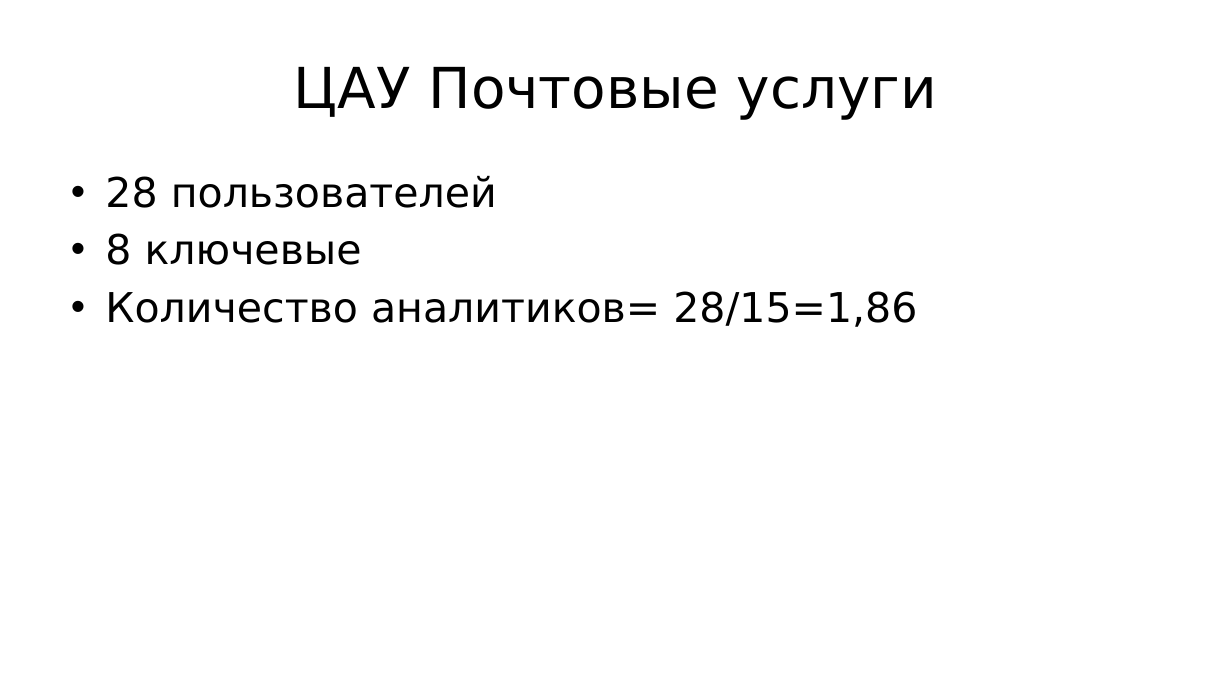
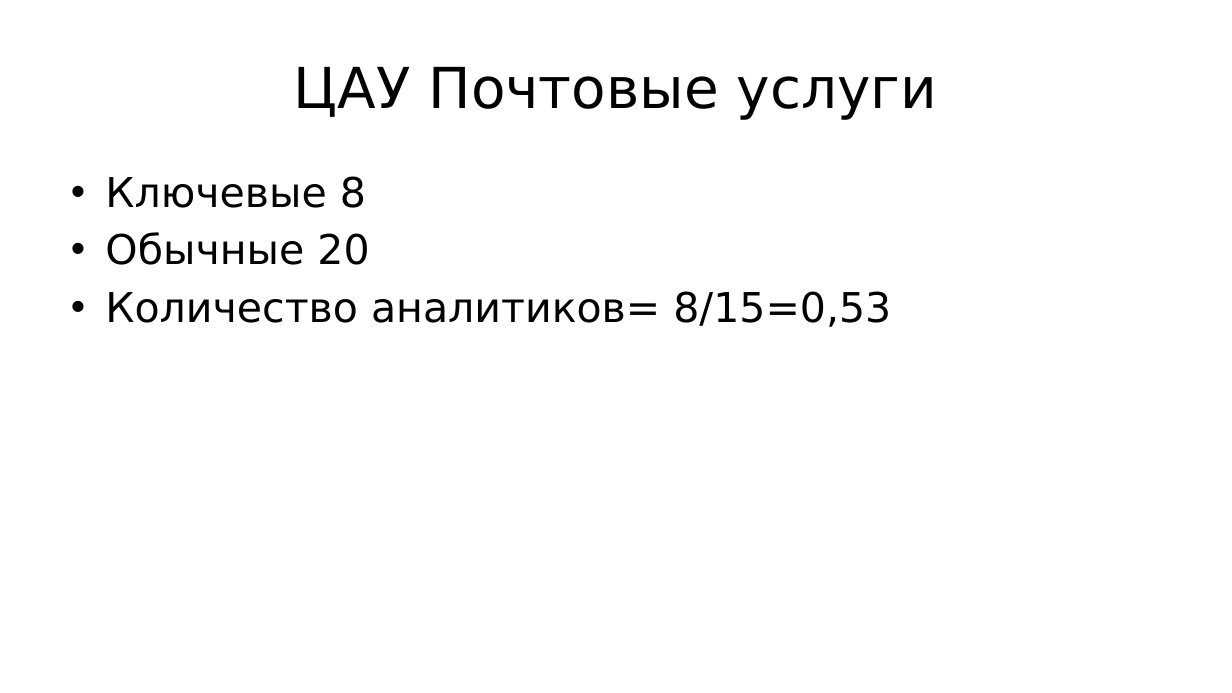
Before and after one commit to gleb-ehorich/html, a slide deck: slide 7 of Почтовые+Розница.pptx (slide 6 before the commit). Drawn at 1232x693 pixels with LibreOffice and Linux fonts; fonts in the diff are those of the drawing. Boxes give left, top, right and bottom in pixels: in the first picture for what was removed or moved away, otherwise in the second. Text is boxed around its words. In the diff, an @@ line names an element or a change of style, - is before the commit and + after.

```diff
--- a/Почтовые+Розница.pptx
+++ b/Почтовые+Розница.pptx
@@ text at box(105, 176, 891, 327): text changed @@
-• 28 пользователей
-• 8 ключевые
-• Количество аналитиков= 28/15=1,86
+• Ключевые 8
+• Обычные 20
+• Количество аналитиков= 8/15=0,53
```
Also in this commit, not shown: 1 other slide changed, 1 slide added.
